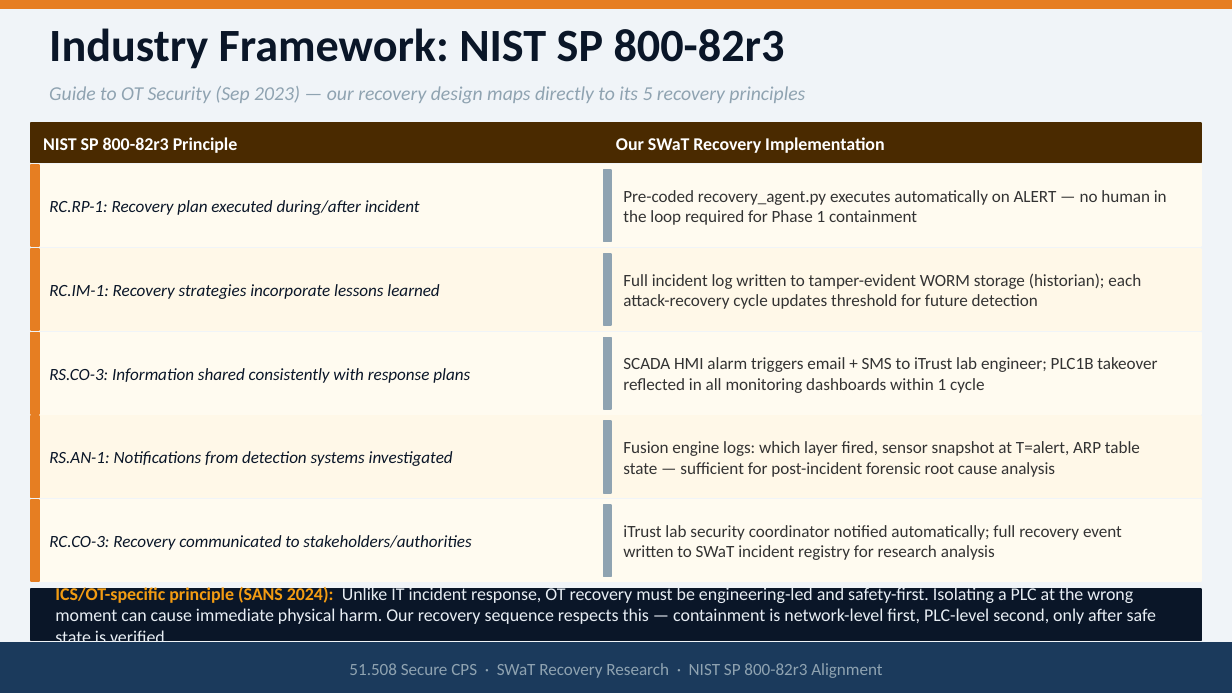
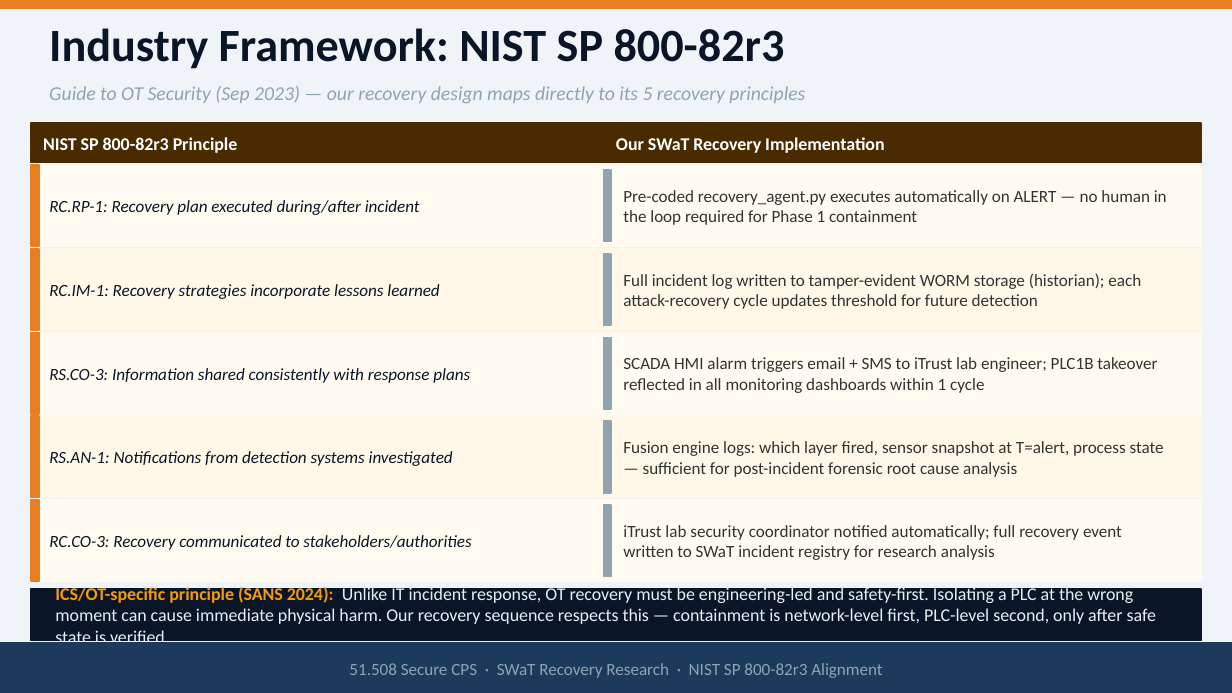
Before and after one commit to kinwee/swat-cps-project, a slide deck: slide 35 of slides/swat_with_images.pptx. Drawn at 1232x693 pixels with LibreOffice and Linux fonts; fonts in the diff are those of the drawing. Boxes give left, top, right and bottom in pixels: in the first picture for what was removed or moved away, otherwise in the second. Text is boxed around its words. In the diff, an @@ line names an element or a change of style, - is before the commit and + after.

```diff
--- a/slides/swat_with_images.pptx
+++ b/slides/swat_with_images.pptx
@@ text at (x1=623, y1=441, x2=1164, y2=477): text changed @@
-Fusion engine logs: which layer fired, sensor snapshot at T=alert, ARP table state — sufficient for post-incident forensic root cause analysis
+Fusion engine logs: which layer fired, sensor snapshot at T=alert, process state — sufficient for post-incident forensic root cause analysis
```
Also in this commit, not shown: 19 other slides changed, 2 other files.
